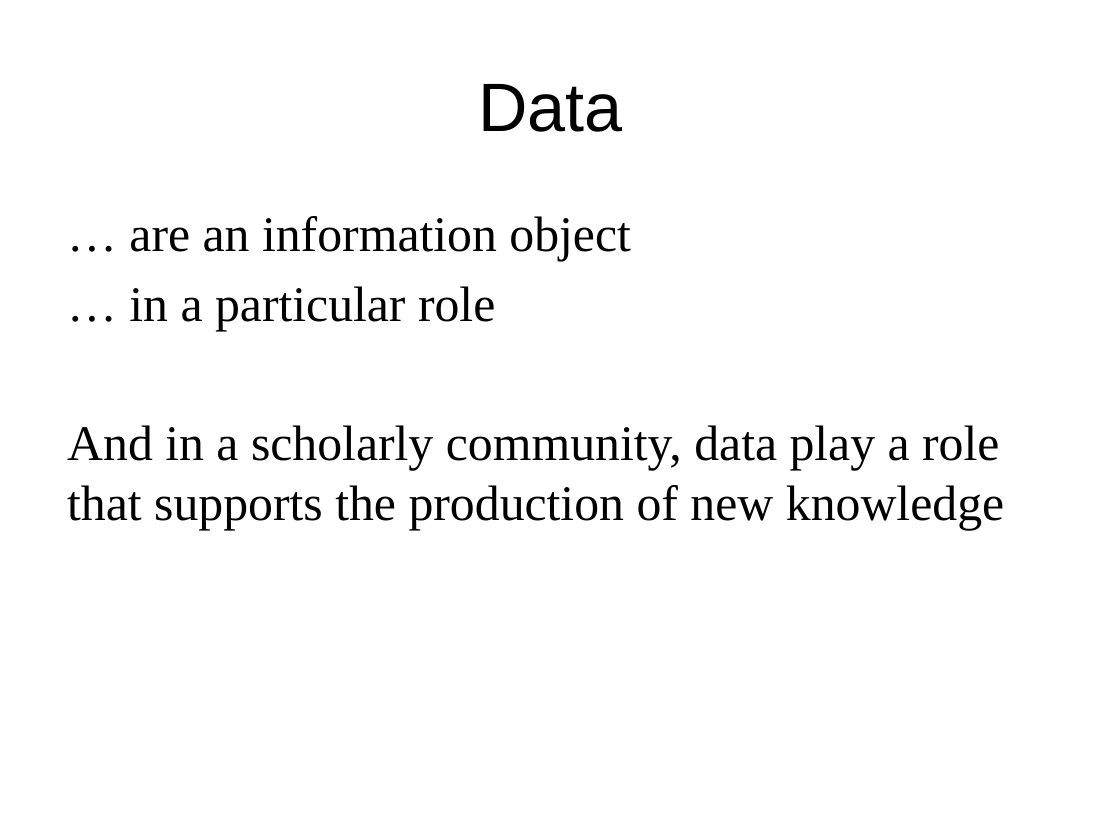
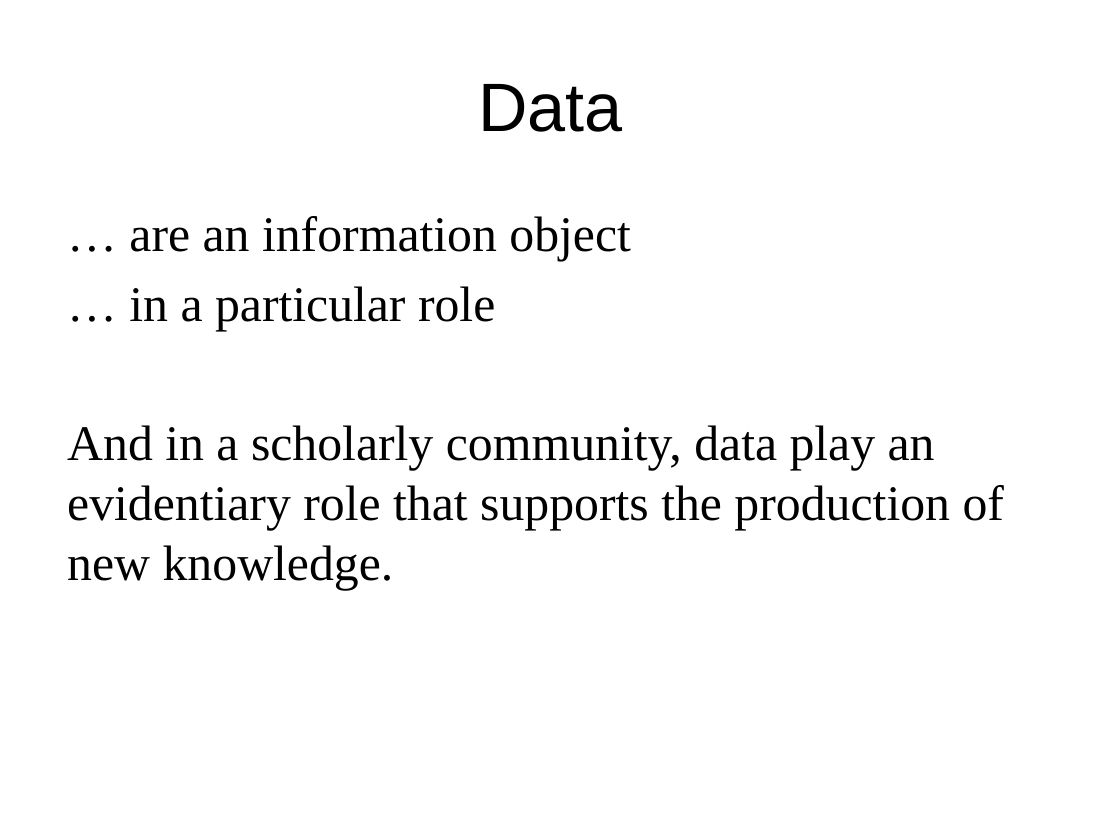
Before and after one commit to DataCurationWorkshop/HongKongCurationWorkshop, a slide deck: slide 14 of Day_1/Lectures/Day_1_Lecture_Intro.pptx. Drawn at 1120x840 pixels with LibreOffice and Linux fonts; fonts in the diff are those of the drawing; background and template pictures are left out. Boxes give left, top, right and bottom in pixels: in the first picture for what was removed or moved away, otherwise in the second. Text is boxed around its words. In the diff, an @@ line names an element or a change of style, - is before the commit and + after.

```diff
--- a/Day_1/Lectures/Day_1_Lecture_Intro.pptx
+++ b/Day_1/Lectures/Day_1_Lecture_Intro.pptx
@@ text at (x1=67, y1=425, x2=1004, y2=590): text changed @@
-And in a scholarly community, data play a role that supports the production of new knowledge
+And in a scholarly community, data play an evidentiary role that supports the production of new knowledge.
```
Also in this commit, not shown: 5 other slides changed, 3 slides added, 5 other files.
